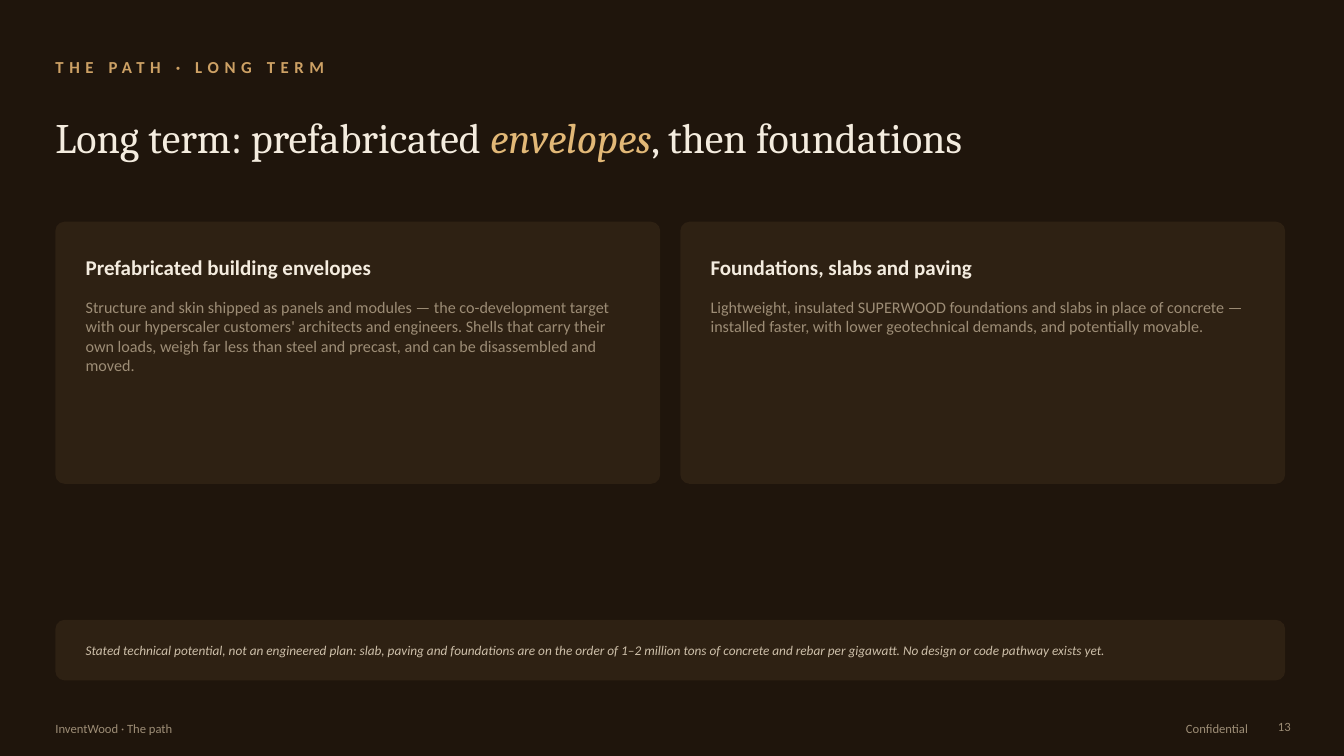
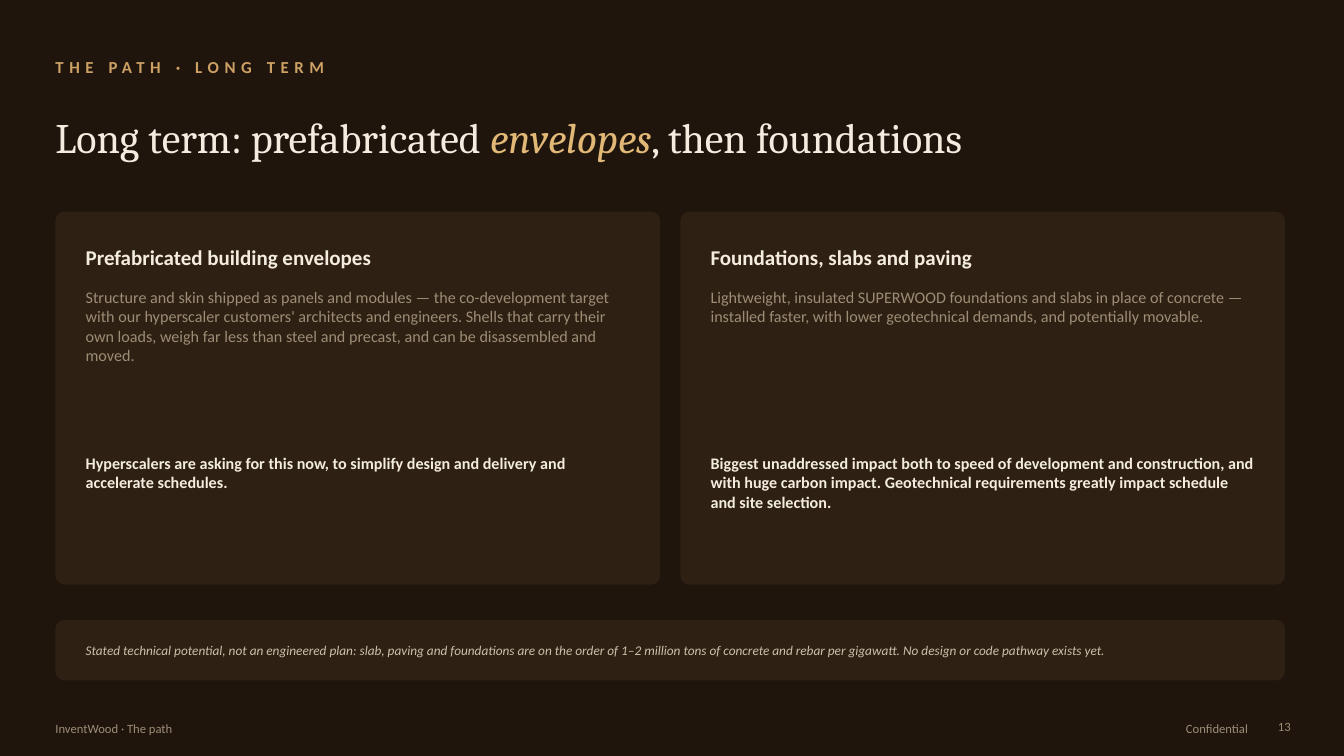
Before and after one commit to alau-hi/decks, a slide deck: slide 13 of superwood-datacenter-investor/SUPERWOOD-for-Data-Centers-Companion.pptx. Drawn at 1344x756 pixels with LibreOffice and Linux fonts; fonts in the diff are those of the drawing. Boxes give left, top, right and bottom in pixels: in the first picture for what was removed or moved away, otherwise in the second. Text is boxed around its words. In the diff, an @@ line names an element or a change of style, - is before the commit and + after.

```diff
--- a/superwood-datacenter-investor/SUPERWOOD-for-Data-Centers-Companion.pptx
+++ b/superwood-datacenter-investor/SUPERWOOD-for-Data-Centers-Companion.pptx
@@ rounded rectangle: place and size @@
-rounded rectangle at bbox=[55, 222, 660, 484]
+rounded rectangle at bbox=[55, 212, 660, 585]
@@ rounded rectangle at bbox=[55, 212, 660, 585]: proportions changed @@
@@ text "Prefabricated building envelopes": place and size @@
-text "Prefabricated building envelopes" at bbox=[86, 260, 370, 279]
+text "Prefabricated building envelopes" at bbox=[86, 250, 370, 269]
@@ rounded rectangle at bbox=[681, 212, 1286, 585]: proportions changed @@
@@ rounded rectangle: place and size @@
-rounded rectangle at bbox=[681, 222, 1286, 484]
+rounded rectangle at bbox=[681, 212, 1286, 585]
@@ text "Foundations, slabs and paving": place and size @@
-text "Foundations, slabs and paving" at bbox=[711, 260, 972, 279]
+text "Foundations, slabs and paving" at bbox=[711, 250, 972, 269]
@@ text "Structure and skin shipped as ...": place and size @@
-text "Structure and skin shipped as ..." at bbox=[86, 302, 609, 371]
+text "Structure and skin shipped as ..." at bbox=[86, 292, 609, 361]
@@ text "Lightweight, insulated SUPERWOOD foundations and ...": place and size @@
-text "Lightweight, insulated SUPERWOOD foundations and ..." at bbox=[711, 302, 1224, 335]
+text "Lightweight, insulated SUPERWOOD foundations and ..." at bbox=[711, 292, 1224, 325]
@@ text added at bbox=[86, 457, 565, 488], 11.5 pt, text #F4ECDF, bold @@
+Hyperscalers are asking for this now, to simplify design and delivery and accelerate schedules.
@@ text added at bbox=[711, 457, 1253, 508], 11.5 pt, text #F4ECDF, bold @@
+Biggest unaddressed impact both to speed of development and construction, and with huge carbon impact. Geotechnical requirements greatly impact schedule and site selection.
```
Also in this commit, not shown: 3 other files.
